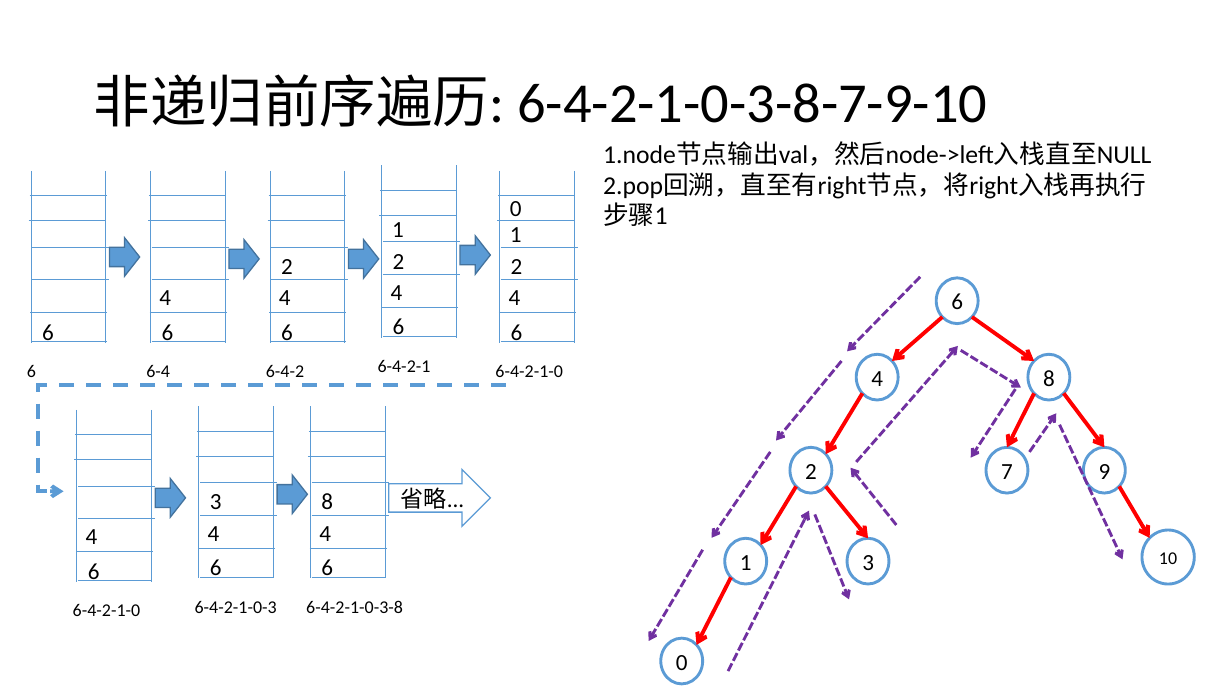
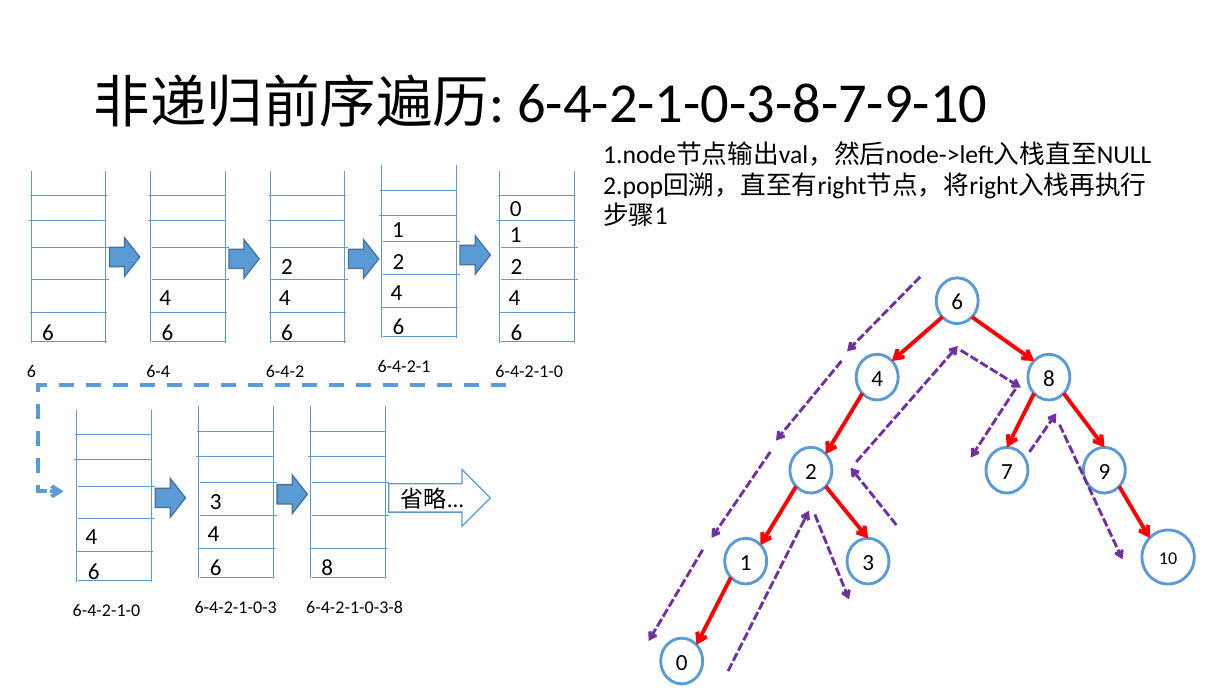
Before and after one commit to Waynefn/cpp_ds_algo, a slide deck: slide 29 of ppt.pptx (slide 22 before the commit). Drawn at 1232x693 pixels with LibreOffice and Linux fonts; fonts in the diff are those of the drawing. Boxes give left, top, right and bottom in pixels: in the first picture for what was removed or moved away, otherwise in the second. Text is boxed around its words. In the diff, an @@ line names an element or a change of style, - is before the commit and + after.

```diff
--- a/ppt.pptx
+++ b/ppt.pptx
@@ text removed at [319,526,331,541] @@
-4
@@ text "8" rewrapped from [321,493,333,516] to [321,559,333,578] @@
@@ text removed at [321,559,333,578] @@
-6
```
Also in this commit, not shown: 5 other slides changed, 8 slides added, 3 other files.
